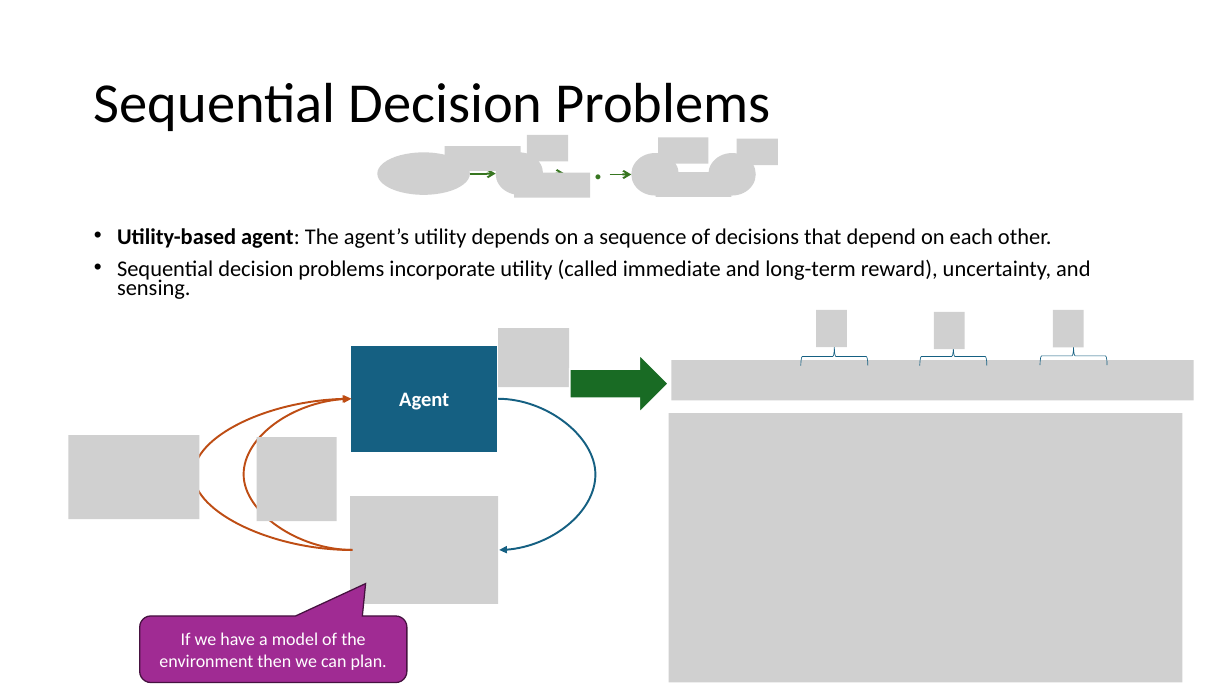
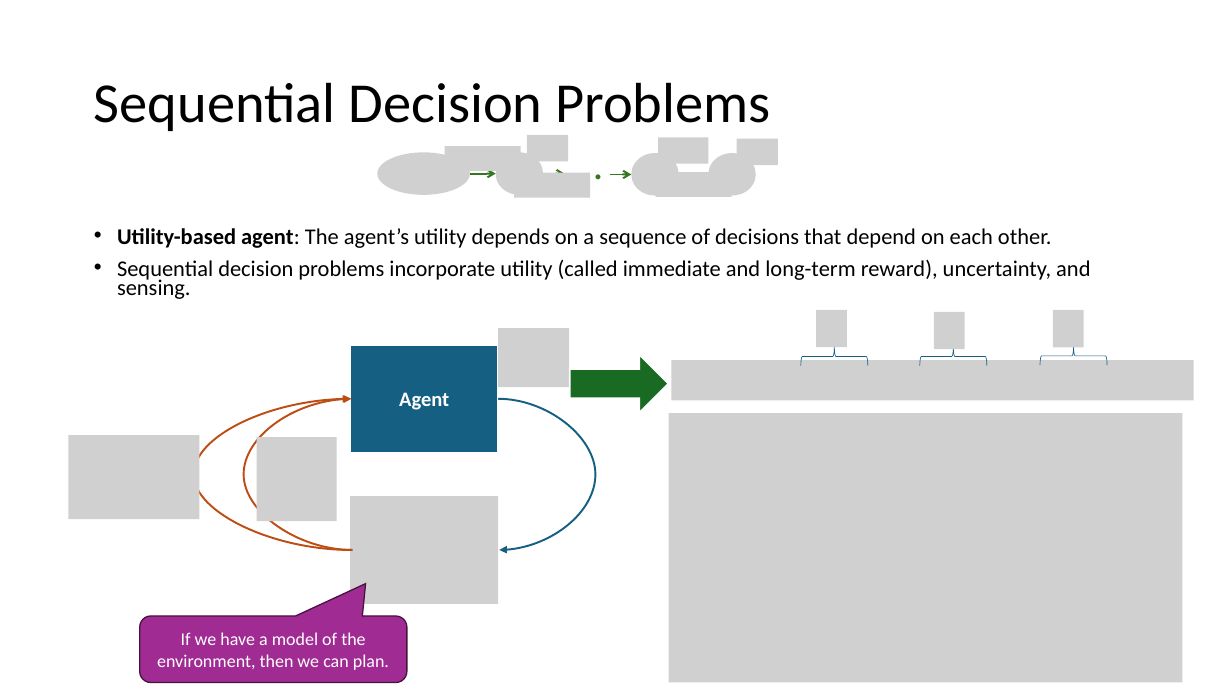
Before and after one commit to mhahsler/CS7320-AI, a slide deck: slide 5 of slides/22_Reinforcement_Learning.pptx. Drawn at 1232x693 pixels with LibreOffice and Linux fonts; fonts in the diff are those of the drawing; grey boxes stand for pictures. Boxes give left, top, right and bottom in pixels: in the first picture for what was removed or moved away, otherwise in the second. Text is boxed around its words. In the diff, an @@ line names an element or a change of style, - is before the commit and + after.

```diff
--- a/slides/22_Reinforcement_Learning.pptx
+++ b/slides/22_Reinforcement_Learning.pptx
@@ text in rounded speech box at [157,632,389,670]: text changed @@
-If we have a model of the environment then we can plan.
+If we have a model of the environment, then we can plan.
```
Also in this commit, not shown: 5 other slides changed, 1 other file.
